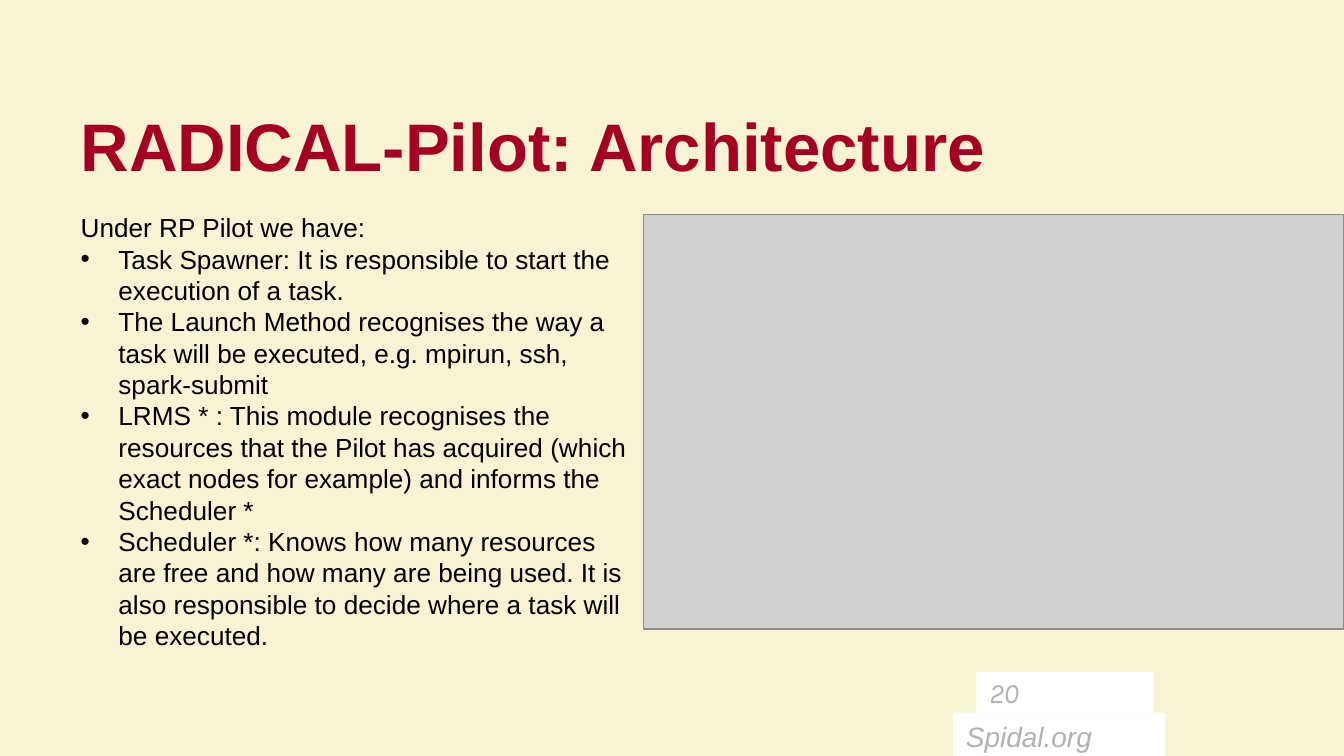
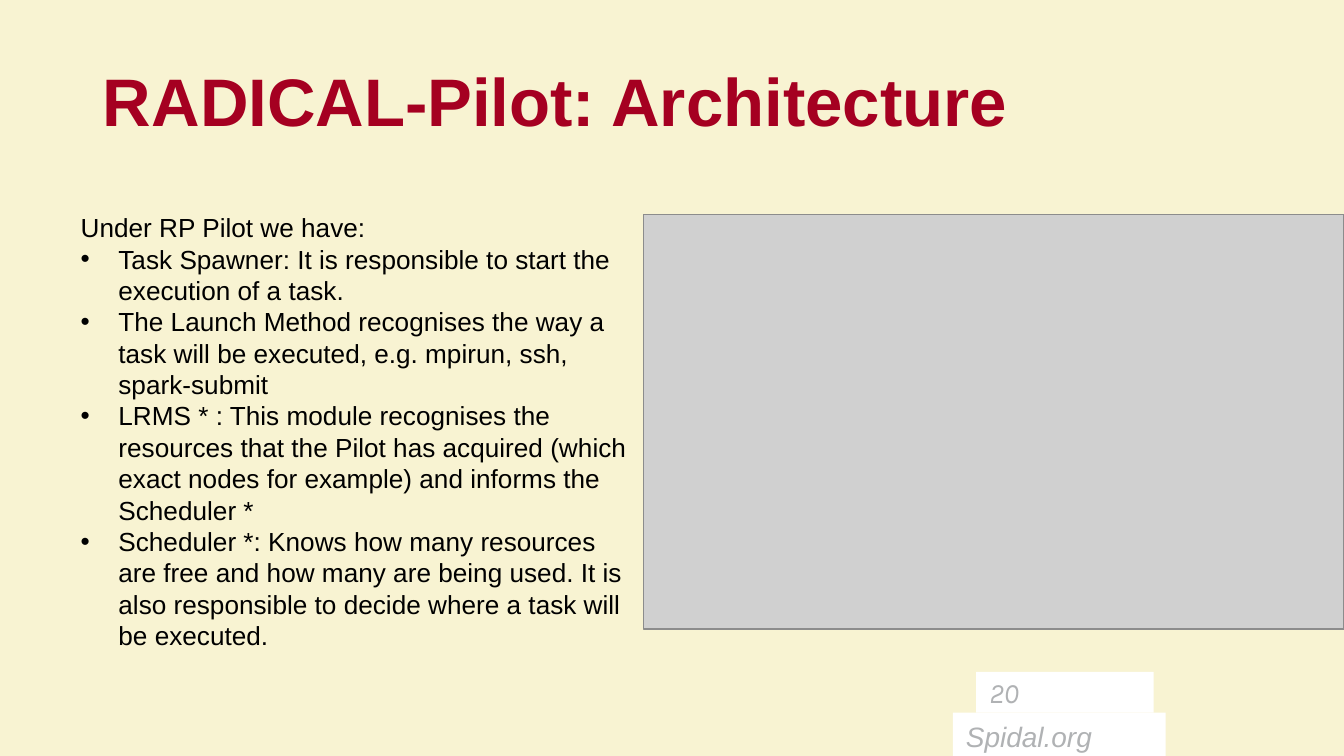
Before and after one commit to radical-cybertools/BioSimTutorial, a slide deck: slide 20 of Slides/SPIDAL-MIDAS-BioSim-Feb2017.pptx. Drawn at 1344x756 pixels with LibreOffice and Linux fonts; fonts in the diff are those of the drawing; grey boxes stand for pictures; background and template pictures are left out. Boxes give left, top, right and bottom in pixels: in the first picture for what was removed or moved away, otherwise in the second. Text is boxed around its words. In the diff, an @@ line names an element or a change of style, - is before the commit and + after.

```diff
--- a/Slides/SPIDAL-MIDAS-BioSim-Feb2017.pptx
+++ b/Slides/SPIDAL-MIDAS-BioSim-Feb2017.pptx
@@ text "RADICAL-Pilot: Architecture": place and size @@
-text "RADICAL-Pilot: Architecture" at <box>81,122,985,172</box>
+text "RADICAL-Pilot: Architecture" at <box>103,77,1007,127</box>
```
Also in this commit, not shown: 4 other slides changed.
